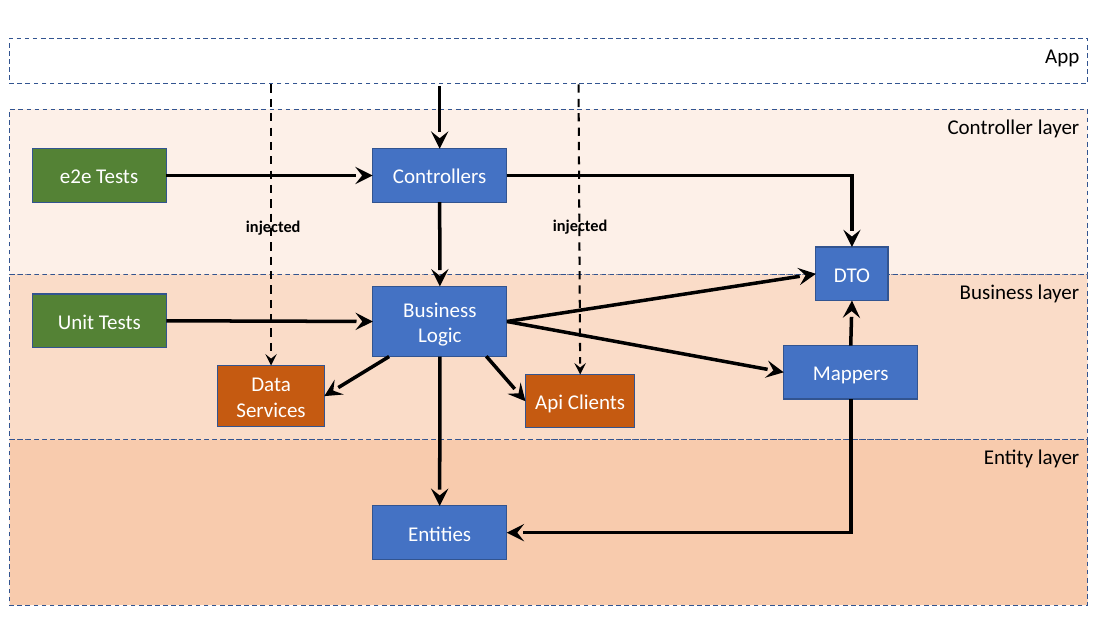
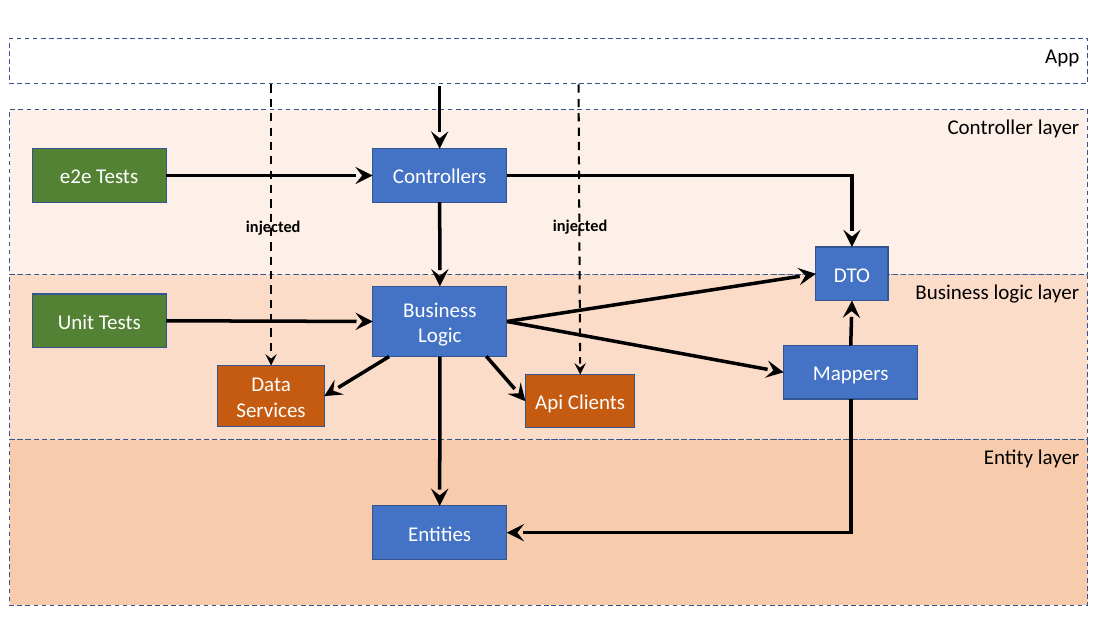
Before and after one commit to ireoostacchini/demo20.api.node, a slide deck: slide 1 of docs/demo20.node.api.pptx. Drawn at 1120x630 pixels with LibreOffice and Linux fonts; fonts in the diff are those of the drawing. Boxes give left, top, right and bottom in pixels: in the first picture for what was removed or moved away, otherwise in the second. Text is boxed around its words. In the diff, an @@ line names an element or a change of style, - is before the commit and + after.

```diff
--- a/docs/demo20.node.api.pptx
+++ b/docs/demo20.node.api.pptx
@@ text in rectangle at (915, 284, 1079, 303): text changed @@
-Business layer
+Business logic layer
```
Also in this commit, not shown: 1 other file.
